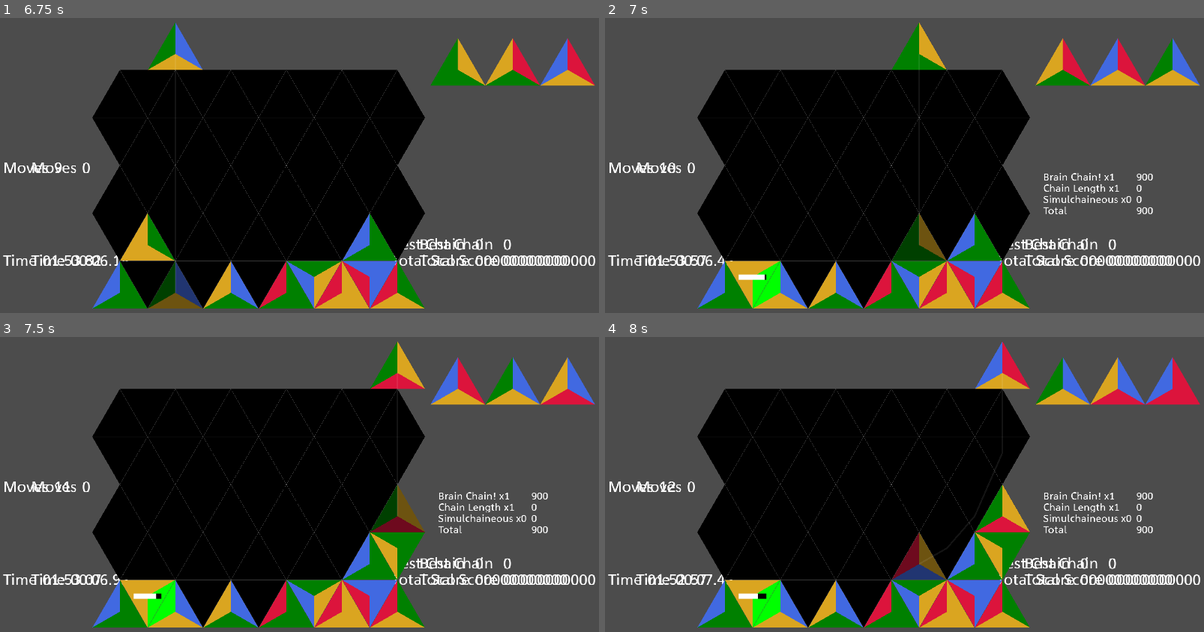
Above: before the commit, frames 1-4 (two rows, left to right).
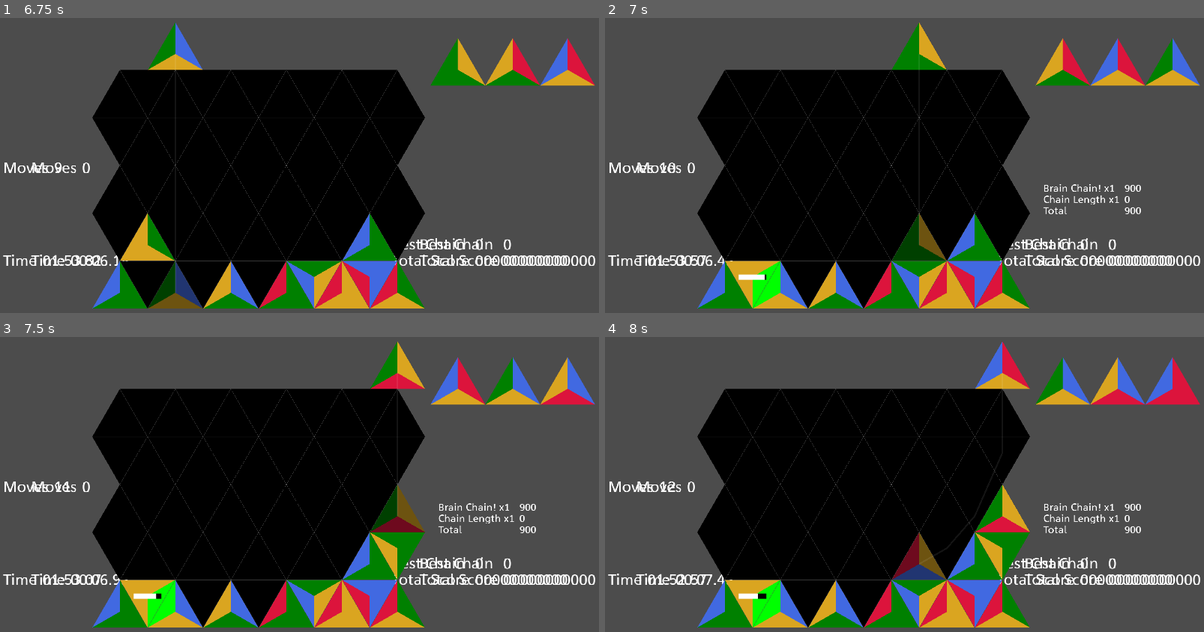
Above: after the commit, the same moments.

Repository: BoatsandJoes/tri-twist
Game: Godot game, scene res://scenes/ui/MainMenu.tscn
Same seed, same stepped clock (60 frames per second), same inputs: the game is played once before the commit and once after it.
Inputs:
- Up to frame 1 (6.75 s): click "Go go go" at 0.5 s; tap Enter (ui_accept) at 1.25, 1.52, 2.27, 3.77, 4.52, 5.27 s; hold D (right) 1.28-2.03 s; hold Keypad 6 (clockwise) 1.28-2.03 s; hold Down (ui_down) 2.03-2.78 s; tap Keypad 7 (counterclockwise) every 1.5 s from 2.1 to 6.6 s; hold D (right) 2.78-3.53 s; hold Keypad 6 (clockwise) 2.78-3.53 s; hold Up (ui_up) 3.53-4.28 s; hold Keypad 6 (clockwise) 4.28-5.03 s; hold A (left) 4.28-5.78 s; hold Down (ui_down) 5.78-6.53 s; hold Keypad 6 (clockwise) 5.78-6.53 s; hold D (right) from 6.53 s (still down)
- Up to frame 2 (7 s): keep holding D (right); tap Enter (ui_accept) at 6.77 s
- Up to frame 3 (7.5 s): release D (right) at 7.28 s; hold Up (ui_up) from 7.28 s (still down); hold Keypad 6 (clockwise) from 7.28 s (still down)
- Up to frame 4 (8 s): keep holding Up (ui_up); keep holding Keypad 6 (clockwise); tap Enter (ui_accept) at 7.52 s

Frame 1 is identical in both runs. In frame 2, 0.6% of the frame differs, in the area x 73-92%, y 52-67%; in frame 3, 0.6%; in frame 4, 0.6%.

Commit message:
Added lucky chains. Fixed active chain combo display bug.

Diff:
--- a/scenes/GameGrid.gd
+++ b/scenes/GameGrid.gd
@@ -78,7 +78,7 @@
 			for columnIndex in range(grid[rowIndex].size()):
 				grid[rowIndex][columnIndex].wasHardDroppedMostRecently = false
 		neighbor.fill_from_neighbor(piece.leftColor, piece.rightColor, piece.verticalColor,
-			neighborDirection, grid[0][0].Direction.VERTICAL, true)
+			neighborDirection, piece.Direction.VERTICAL, piece.FallType.DROP)
 	return true
 
 func hard_drop(piece: TriangleCell):
--- a/scenes/GameScene.gd
+++ b/scenes/GameScene.gd
@@ -43,8 +43,8 @@
 	else:
 		return {}
 
-func upsert_chain(chainKey, chainValue):
-	hud.get_node("HBoxContainer/VBoxContainer/HBoxContainer/ComboDisplay").upsert_combo(chainKey, chainValue)
+func upsert_chain(chainKey, chainValue, isLucky: bool):
+	hud.get_node("HBoxContainer/VBoxContainer/HBoxContainer/ComboDisplay").upsert_combo(chainKey, chainValue, isLucky)
 
 func delete_chain(chainKey):
 	hud.get_node("HBoxContainer/VBoxContainer/HBoxContainer/ComboDisplay").delete_combo(chainKey)
--- a/scenes/TriangleCell.gd
+++ b/scenes/TriangleCell.gd
@@ -7,6 +7,7 @@
 # last color is the null color, for empty cells
 enum Direction {LEFT, RIGHT, VERTICAL, VERTICAL_POINT}
 enum Rotation {CLOCKWISE, COUNTERCLOCKWISE}
+enum FallType {DROP, CLEAR, PUSH}
 var colors = [Color.royalblue, Color.crimson, Color.goldenrod, Color.webgreen, Color.black]
 var focusColors = [Color.dodgerblue, Color.indianred, Color.orange, Color.seagreen, Color.darkslategray]
 var highlightColors = [Color.deepskyblue, Color.deeppink, Color.gold, Color.green]
@@ -20,6 +21,7 @@
 var inGrid
 var isGhost
 var tumbleDirection: int
+var fallType: int
 var clearDelay = 4
 var quickChainCutoff = 0
 var activeChainCap = 4
@@ -27,7 +29,6 @@
 var clearScaling = 0.0
 var activeChainMode = true
 var isMarkedForInactiveClear = false
-var isDroppingFromActive = false
 var wasHardDroppedMostRecently = false
 var sequentialChainCapFlag = false
 
@@ -111,15 +112,15 @@
 	update_colors_visually()
 
 func spawn_piece(piece: TriangleCell):
-	isDroppingFromActive = true
+	fallType = FallType.DROP
 	wasHardDroppedMostRecently = true
 	set_colors(piece.leftColor, piece.rightColor, piece.verticalColor)
-	after_fill_checks(true, get_parent().get_neighbor(rowIndex, columnIndex, Direction.LEFT),
+	after_fill_checks(get_parent().get_neighbor(rowIndex, columnIndex, Direction.LEFT),
 	get_parent().get_neighbor(rowIndex, columnIndex, Direction.RIGHT))
 
 func fill_from_neighbor(neighborLeftColor: int, neighborRightColor: int, neighborVerticalColor: int, direction: int,
-		tumblingDirection: int, droppingFromActive: bool):
-	isDroppingFromActive = droppingFromActive
+		tumblingDirection: int, fallType: int):
+	self.fallType = fallType
 	if direction == Direction.VERTICAL || direction == Direction.VERTICAL_POINT:
 		tumbleDirection = tumblingDirection
 		if (tumblingDirection == Direction.VERTICAL):
@@ -153,15 +154,15 @@
 	else:
 		belowNeighbor = get_parent().get_neighbor(rowIndex, columnIndex, Direction.VERTICAL_POINT)
 	if (belowNeighbor != null && belowNeighbor.is_empty()):
-		enter_falling_state(tumbleDirection)
+		enter_falling_state(tumbleDirection, fallType)
 	elif !pointFacingUp && leftNeighborFilled != rightNeighborFilled:
 		if rightNeighborFilled:
-			enter_falling_state(Direction.LEFT)
-		else:
-			enter_falling_state(Direction.RIGHT)
-	after_fill_checks(droppingFromActive, leftNeighbor, rightNeighbor)
-
-func after_fill_checks(droppingFromActive: bool, leftNeighbor, rightNeighbor):
+			enter_falling_state(Direction.LEFT, fallType)
+		else:
+			enter_falling_state(Direction.RIGHT, fallType)
+	after_fill_checks(leftNeighbor, rightNeighbor)
+
+func after_fill_checks(leftNeighbor, rightNeighbor):
 	# Check for enclosed areas.
 	if (!is_marked_for_clear()):
 		# XXX there is technically still a race condition here, but it's a narrow window. This piece would be double counted
@@ -173,16 +174,23 @@
 				var neighborsNeighbor = get_parent().get_neighbor(
 					leftNeighbor.rowIndex, leftNeighbor.columnIndex, Direction.LEFT)
 				if neighborsNeighbor != null && neighborsNeighbor.is_empty():
-					leftNeighbor.enter_falling_state(Direction.LEFT)
+					if fallType == FallType.CLEAR:
+						# Indirect result of a clear.
+						leftNeighbor.enter_falling_state(Direction.LEFT, FallType.CLEAR)
+					else:
+						# Pushing.
+						leftNeighbor.enter_falling_state(Direction.LEFT, FallType.PUSH)
 			if rightNeighbor != null && !rightNeighbor.is_empty():
 				var neighborsNeighbor = get_parent().get_neighbor(
 					rightNeighbor.rowIndex, rightNeighbor.columnIndex, Direction.RIGHT)
 				if neighborsNeighbor != null && neighborsNeighbor.is_empty():
-					rightNeighbor.enter_falling_state(Direction.RIGHT)
-		# While we're here, clear isDroppingFromActive, since we are no longer dropping.
-		# TODO this should not be cleared if we "settled" against a piece that is falling
-		isDroppingFromActive = false
-	if !is_marked_for_clear() && !is_falling() && !activeChainMode && droppingFromActive:
+					if fallType == FallType.CLEAR:
+						# Indirect result of a clear.
+						rightNeighbor.enter_falling_state(Direction.RIGHT, FallType.CLEAR)
+					else:
+						# Pushing.
+						rightNeighbor.enter_falling_state(Direction.RIGHT, FallType.PUSH)
+	if !is_marked_for_clear() && !is_falling() && !activeChainMode && fallType == FallType.DROP:
 		# Don't set off if we just hit the sequential chain cap
 		if sequentialChainCapFlag:
 			sequentialChainCapFlag = false
@@ -215,9 +223,8 @@
 		(rightNeighbor != null && rightNeighbor.leftColor == rightColor) ||
 		(verticalNeighbor != null && verticalNeighbor.verticalColor == verticalColor)):
 			# Perform the match
-			isDroppingFromActive = true
+			fallType = FallType.DROP
 			check_for_clear([])
-			isDroppingFromActive = false
 			return true
 		else:
 			#unspin.
@@ -228,10 +235,11 @@
 				set_colors(verticalColor, leftColor, rightColor)
 	return false
 
-func enter_falling_state(tumblingDirection: int):
+func enter_falling_state(tumblingDirection: int, fallType: int):
 	if !is_marked_for_clear() && !is_falling():
 		$GravityTimer.start()
 		tumbleDirection = tumblingDirection
+		self.fallType = fallType
 
 func clear(edge: int):
 	wasHardDroppedMostRecently = false
@@ -243,14 +251,13 @@
 		set_modulate(Color(1,1,1))
 		set_colors(colors.size() - 1, colors.size() - 1, colors.size() - 1)
 		isMarkedForInactiveClear = false
-		isDroppingFromActive = false
 		get_parent().get_parent().get_parent().end_combo_if_exists([rowIndex, columnIndex])
 		# Check to see if any neighbors should enter falling state.
 		if !pointFacingUp:
 			# Primarily, we have to check above.
 			var neighbor = get_parent().get_neighbor(rowIndex, columnIndex, Direction.VERTICAL)
 			if neighbor != null:
-				neighbor.enter_falling_state(neighbor.tumbleDirection)
+				neighbor.enter_falling_state(neighbor.tumbleDirection, FallType.CLEAR)
 			# We also have to check our left/right neighbors, and if they're empty, our neighbors' neighbor should consider falling.
 			var leftNeighbor = get_parent().get_neighbor(rowIndex, columnIndex, Direction.LEFT)
 			if leftNeighbor != null && leftNeighbor.is_empty():
@@ -260,7 +267,7 @@
 					var neighborsNeighborsNeighbor = get_parent().get_neighbor(neighborsNeighbor.rowIndex,
 					neighborsNeighbor.columnIndex, Direction.LEFT)
 					if neighborsNeighborsNeighbor == null || !neighborsNeighborsNeighbor.is_empty():
-						neighborsNeighbor.enter_falling_state(Direction.RIGHT)
+						neighborsNeighbor.enter_falling_state(Direction.RIGHT, FallType.CLEAR)
 			var rightNeighbor = get_parent().get_neighbor(rowIndex, columnIndex, Direction.RIGHT)
 			if rightNeighbor != null && rightNeighbor.is_empty():
 				var neighborsNeighbor = get_parent().get_neighbor(rightNeighbor.rowIndex, rightNeighbor.columnIndex, Direction.RIGHT)
@@ -269,7 +276,7 @@
 					var neighborsNeighborsNeighbor = get_parent().get_neighbor(neighborsNeighbor.rowIndex,
 					neighborsNeighbor.columnIndex, Direction.RIGHT)
 					if neighborsNeighborsNeighbor == null || !neighborsNeighborsNeighbor.is_empty():
-						neighborsNeighbor.enter_falling_state(Direction.LEFT)
+						neighborsNeighbor.enter_falling_state(Direction.LEFT, FallType.CLEAR)
 		else:
 			# If left and right are both empty or both full, they shouldn't move.
 			var leftNeighbor = get_parent().get_neighbor(rowIndex, columnIndex, Direction.LEFT)
@@ -281,17 +288,17 @@
 					var neighborsNeighbor = leftNeighbor.get_parent().get_neighbor(leftNeighbor.rowIndex,
 					leftNeighbor.columnIndex, Direction.LEFT)
 					if neighborsNeighbor == null || !neighborsNeighbor.is_empty():
-						leftNeighbor.enter_falling_state(Direction.RIGHT)
+						leftNeighbor.enter_falling_state(Direction.RIGHT, FallType.CLEAR)
 				elif rightNeighbor != null:
 					if rightNeighborFilled && rightNeighbor != null:
 						var neighborsNeighbor = rightNeighbor.get_parent().get_neighbor(rightNeighbor.rowIndex,
 						rightNeighbor.columnIndex, Direction.RIGHT)
 						if neighborsNeighbor == null || !neighborsNeighbor.is_empty():
-							rightNeighbor.enter_falling_state(Direction.RIGHT)
+							rightNeighbor.enter_falling_state(Direction.RIGHT, FallType.CLEAR)
 			# Fall from above. In theory, if a neighbor fills then it won't fall after all. XXX keep an eye on this
 			var verticalNeighbor = get_parent().get_neighbor(rowIndex, columnIndex, Direction.VERTICAL_POINT)
 			if verticalNeighbor != null:
-				verticalNeighbor.enter_falling_state(verticalNeighbor.tumbleDirection)
+				verticalNeighbor.enter_falling_state(verticalNeighbor.tumbleDirection, FallType.CLEAR)
 	elif edge != Direction.VERTICAL_POINT:
 		# Mark edge for clearing, visually.
 		var particleColor: int = 0
@@ -339,7 +346,7 @@
 		if leftNeighbor != null && !leftNeighbor.is_falling() && !leftNeighbor.is_empty() && leftNeighbor.rightColor == leftColor:
 			# Zangi-move check
 			if leftNeighbor.wasHardDroppedMostRecently:
-				isDroppingFromActive = false
+				fallType = FallType.PUSH
 			# Mark for clear
 			var resultDictionary = leftNeighbor.check_for_clear(alreadyCheckedCoordinates)
 			if resultDictionary.has("root"):
@@ -351,7 +358,7 @@
 		if rightNeighbor != null && !rightNeighbor.is_falling() && !rightNeighbor.is_empty() && rightNeighbor.leftColor == rightColor:
 			# Zangi-move check
 			if rightNeighbor.wasHardDroppedMostRecently:
-				isDroppingFromActive = false
+				fallType = FallType.PUSH
 			# Mark for clear
 			var resultDictionary = rightNeighbor.check_for_clear(alreadyCheckedCoordinates)
 			if resultDictionary.has("root"):
@@ -364,7 +371,7 @@
 		&& verticalNeighbor.verticalColor == verticalColor):
 			# Zangi-move check
 			if verticalNeighbor.wasHardDroppedMostRecently:
-				isDroppingFromActive = false
+				fallType = FallType.PUSH
 			# Mark for clear
 			var resultDictionary = verticalNeighbor.check_for_clear(alreadyCheckedCoordinates)
 			if resultDictionary.has("root"):
@@ -390,9 +397,14 @@
 					# We are the single newest piece in an existing chain
 					var existingChain = update_existing_chain(get_parent().get_parent().get_parent().get_chain(chainRootsArray[0]),
 					numMatches, min(leftClearTimeLeft, min(rightClearTimeLeft, verticalClearTimeLeft)))
-					get_parent().get_parent().get_parent().upsert_chain(chainRootsArray[0], existingChain)
-					# Check chain cap.
-					if (existingChain.has("activeChainCount") && existingChain.get("activeChainCount") >= activeChainCap):
+					get_parent().get_parent().get_parent().upsert_chain(chainRootsArray[0], existingChain, fallType == FallType.CLEAR)
+					# Check chain caps.
+					var chainCount = 0
+					if (existingChain.has("activeChainCount")):
+						chainCount = chainCount + existingChain.get("activeChainCount")
+					if (existingChain.has("luckyChainCount")):
+						chainCount = chainCount + existingChain.get("luckyChainCount")
+					if (chainCount >= activeChainCap):
 						# Clear.
 						clear_self_and_matching_neighbors([])
 					elif (existingChain.has("sequentialChainCount") &&
@@ -407,15 +419,20 @@
 					# The newest match becomes the new chain root if there are 0 roots in this chain.
 					get_parent().get_parent().get_parent().upsert_chain([rowIndex,columnIndex],
 					update_existing_chain(get_parent().get_parent().get_parent().get_chain([rowIndex,columnIndex]),
-					numMatches, 0.0))
+					numMatches, 0.0), fallType == FallType.CLEAR)
 					return {"root": [rowIndex, columnIndex], "clearTimeRemaining": clearTimerTimeLeft}
 				elif chainRootsArray.size() >= 2:
 					# combine the chains
 					var combinedChain = combine_chains(chainRootsArray, numMatches,
 					min(leftClearTimeLeft, min(rightClearTimeLeft, verticalClearTimeLeft)))
-					get_parent().get_parent().get_parent().upsert_chain(chainRootsArray[0], combinedChain)
+					get_parent().get_parent().get_parent().upsert_chain(chainRootsArray[0], combinedChain, fallType == FallType.CLEAR)
 					# Check chain caps.
-					if (combinedChain.has("activeChainCount") && combinedChain.get("activeChainCount") >= activeChainCap):
+					var chainCount = 0
+					if (combinedChain.has("activeChainCount")):
+						chainCount = chainCount + combinedChain.get("activeChainCount")
+					if (combinedChain.has("luckyChainCount")):
+						chainCount = chainCount + combinedChain.get("luckyChainCount")
+					if (chainCount >= activeChainCap):
 						# Clear.
 						clear_self_and_matching_neighbors([])
 					elif (combinedChain.has("sequentialChainCount") &&
@@ -441,6 +458,11 @@
 					combinedChain["quickChainCount"] = combinedChain.get("quickChainCount") + contributingChain.get("quickChainCount")
 				else:
 					combinedChain["quickChainCount"] = contributingChain.get("quickChainCount")
+			if contributingChain.has("luckyChainCount"):
+				if combinedChain.has("luckyChainCount"):
+					combinedChain["luckyChainCount"] = combinedChain.get("luckyChainCount") + contributingChain.get("luckyChainCount")
+				else:
+					combinedChain["luckyChainCount"] = contributingChain.get("luckyChainCount")
 			if contributingChain.has("activeChainCount"):
 				if combinedChain.has("activeChainCount"):
 					combinedChain["activeChainCount"] = (combinedChain.get("activeChainCount")
@@ -473,28 +495,36 @@
 	return update_existing_chain(combinedChain, numMatches, lowestTimeLeft)
 
 func update_existing_chain(existingChain, numMatches, lowestTimeLeft) -> Dictionary:
-	if numMatches == 2:
+	if numMatches == 2 && fallType != FallType.CLEAR:
 		# We performed a two trick.
 		var existingTwoTricks: int = 0
 		if existingChain.has("twoTrickCount"):
 			existingTwoTricks = existingChain.get("twoTrickCount")
 		existingTwoTricks = existingTwoTricks + 1
 		existingChain["twoTrickCount"] = existingTwoTricks
-	if numMatches == 3:
+	if numMatches == 3 && fallType != FallType.CLEAR:
 		# We performed a hat trick.
 		var existingHatTricks: int = 0
 		if existingChain.has("hatTrickCount"):
 			existingHatTricks = existingChain.get("hatTrickCount")
 		existingHatTricks = existingHatTricks + 1
 		existingChain["hatTrickCount"] = existingHatTricks
-	if !isDroppingFromActive:
+	if fallType == FallType.PUSH:
 		# Brain chain
 		var existingBrainChainCount: int = 0
 		if existingChain.has("brainChainCount"):
 			existingBrainChainCount = existingChain.get("brainChainCount")
 		existingBrainChainCount = existingBrainChainCount + 1
 		existingChain["brainChainCount"] = existingBrainChainCount
+	elif fallType == FallType.CLEAR:
+		# Lucky chain (fewer points, to make mashing weaker)
+		var existingLuckyChainCount: int = 0
+		if existingChain.has("luckyChainCount"):
+			existingLuckyChainCount = existingChain.get("luckyChainCount")
+		existingLuckyChainCount = existingLuckyChainCount + 1
+		existingChain["luckyChainCount"] = existingLuckyChainCount
 	else:
+		# TODO make piece falling down from above a pushed piece count as a push, not a clear
 		if !activeChainMode:
 			# Sequential chain
 			var existingSequentialChainCount: int = 0
@@ -621,13 +651,13 @@
 			var tempRightColor = rightColor
 			var tempVerticalColor = verticalColor
 			var tempTumbleDirection = moveInfo[2]
-			var tempIsDroppingFromActive = isDroppingFromActive
+			var tempFallType = fallType
 			# clear self
 			clear(Direction.VERTICAL_POINT)
 			# copy to neighbor
 			get_parent().grid[emptyCell.rowIndex][emptyCell.columnIndex].fill_from_neighbor(
 				tempLeftColor, tempRightColor, tempVerticalColor,
-				direction, tempTumbleDirection, tempIsDroppingFromActive)
+				direction, tempTumbleDirection, tempFallType)
 		else:
 			# We have come to rest.
 			tumbleDirection = Direction.VERTICAL
--- a/scenes/ui/ComboDisplay.gd
+++ b/scenes/ui/ComboDisplay.gd
@@ -8,6 +8,7 @@
 # var b = "text"
 var combos: Dictionary = {}
 var brainChainLinkScore = 900
+var luckyChainLinkScore = 0
 var quickChainLinkScore = 150
 var activeChainLinkScore = 100
 var sequentialChainLinkScore = 100
@@ -59,11 +60,22 @@
 		else:
 			$Scorecard/ComboCounter/QuickChain.visible = false
 			$Scorecard/ComboScore/QuickChainScore.visible = false
+		if (comboToDisplay.has("luckyChainCount")):
+			$Scorecard/ComboCounter/LuckyChain.text = "Lucky Chain x" + String(comboToDisplay.get("luckyChainCount"))
+			$Scorecard/ComboCounter/LuckyChain.visible = true
+			$Scorecard/ComboScore/LuckyChainScore.text = String(comboToDisplay.get("luckyChainScore"))
+			$Scorecard/ComboScore/LuckyChainScore.visible = true
+		else:
+			$Scorecard/ComboCounter/LuckyChain.visible = false
+			$Scorecard/ComboScore/LuckyChainScore.visible = false
 		if (comboToDisplay.has("activeChainCount")):
 			$Scorecard/ComboCounter/ActiveChain.text = "Active Chain x" + String(comboToDisplay.get("activeChainCount"))
 			$Scorecard/ComboCounter/ActiveChain.visible = true
 			$Scorecard/ComboScore/ActiveChainScore.text = String(comboToDisplay.get("activeChainScore"))
 			$Scorecard/ComboScore/ActiveChainScore.visible = true
+		else:
+			$Scorecard/ComboCounter/ActiveChain.visible = false
+			$Scorecard/ComboScore/ActiveChainScore.visible = false
 		if (comboToDisplay.has("sequentialChainCount")):
 			$Scorecard/ComboCounter/SequentialChain.text = ("Sequential Chain x"
 			+ String(comboToDisplay.get("sequentialChainCount")))
@@ -141,6 +153,12 @@
 		runningTotal = runningTotal + quickScore
 		combo["quickChainScore"] = quickScore
 		chainCount = chainCount + quickCount
+	if combo.has("luckyChainCount"):
+		# Not counted in chain length bonus
+		var luckyCount = combo.get("luckyChainCount")
+		var luckyScore = score_lucky_chain(luckyCount)
+		runningTotal = runningTotal + luckyScore
+		combo["luckyChainScore"] = luckyScore
 	if combo.has("activeChainCount"):
 		var activeCount = combo.get("activeChainCount")
 		var activeScore = score_active_chain(activeCount)
@@ -178,6 +196,9 @@
 func score_quick_chain(count: int) -> int:
 	return count * quickChainLinkScore
 
+func score_lucky_chain(count: int) -> int:
+	return count * luckyChainLinkScore
+
 func score_active_chain(count: int) -> int:
 	return count * activeChainLinkScore
 
@@ -202,16 +223,17 @@
 func delete_combo(comboKey):
 	combos.erase(comboKey)
 
-func upsert_combo(comboKey, comboValue):
+func upsert_combo(comboKey, comboValue, isLucky: bool):
 	#XXX Can calculate score delta instead of recalculating whole score, depending on how formula shakes out
-	# Calculate simulchainenous
-	var incrementSimulchaineous: int = combos.size()
-	if combos.has(comboKey):
-		incrementSimulchaineous = combos.size() - 1
-	if comboValue.has("simulchaineousCount"):
-		comboValue["simulchaineousCount"] = comboValue.get("simulchaineousCount") + incrementSimulchaineous
-	else:
-		comboValue["simulchaineousCount"] = incrementSimulchaineous
+	if !isLucky:
+		# Calculate simulchainenous
+		var incrementSimulchaineous: int = combos.size()
+		if combos.has(comboKey):
+			incrementSimulchaineous = combos.size() - 1
+		if comboValue.has("simulchaineousCount"):
+			comboValue["simulchaineousCount"] = comboValue.get("simulchaineousCount") + incrementSimulchaineous
+		elif incrementSimulchaineous > 0:
+			comboValue["simulchaineousCount"] = incrementSimulchaineous
 	# Upsert and display combo
 	combos[comboKey] = comboValue
 	displayedComboKey = comboKey
--- a/scenes/ui/ComboDisplay.tscn
+++ b/scenes/ui/ComboDisplay.tscn
@@ -80,6 +80,14 @@
 font_data = ExtResource( 2 )
 
 [sub_resource type="DynamicFont" id=20]
+size = 32
+font_data = ExtResource( 2 )
+
+[sub_resource type="DynamicFont" id=21]
+size = 32
+font_data = ExtResource( 2 )
+
+[sub_resource type="DynamicFont" id=22]
 size = 32
 font_data = ExtResource( 2 )
 
@@ -109,49 +117,54 @@
 margin_bottom = 14.0
 custom_fonts/font = SubResource( 2 )
 
+[node name="LuckyChain" type="Label" parent="Scorecard/ComboCounter"]
+visible = false
+margin_bottom = 14.0
+custom_fonts/font = SubResource( 3 )
+
 [node name="ActiveChain" type="Label" parent="Scorecard/ComboCounter"]
 visible = false
 margin_bottom = 14.0
-custom_fonts/font = SubResource( 3 )
+custom_fonts/font = SubResource( 4 )
 
 [node name="SequentialChain" type="Label" parent="Scorecard/ComboCounter"]
 visible = false
 margin_bottom = 14.0
-custom_fonts/font = SubResource( 4 )
+custom_fonts/font = SubResource( 5 )
 
 [node name="ChainLength" type="Label" parent="Scorecard/ComboCounter"]
 visible = false
 margin_bottom = 14.0
-custom_fonts/font = SubResource( 5 )
+custom_fonts/font = SubResource( 6 )
 
 [node name="TwoTrick" type="Label" parent="Scorecard/ComboCounter"]
 visible = false
 margin_right = 1920.0
 margin_bottom = 14.0
-custom_fonts/font = SubResource( 6 )
+custom_fonts/font = SubResource( 7 )
 
 [node name="HatTrick" type="Label" parent="Scorecard/ComboCounter"]
 visible = false
 margin_right = 1920.0
 margin_bottom = 14.0
-custom_fonts/font = SubResource( 7 )
+custom_fonts/font = SubResource( 8 )
 
 [node name="SimulChaineous" type="Label" parent="Scorecard/ComboCounter"]
 visible = false
 margin_right = 1920.0
 margin_bottom = 14.0
-custom_fonts/font = SubResource( 8 )
+custom_fonts/font = SubResource( 9 )
 
 [node name="Total" type="Label" parent="Scorecard/ComboCounter"]
 visible = false
 margin_bottom = 14.0
-custom_fonts/font = SubResource( 9 )
+custom_fonts/font = SubResource( 10 )
 
 [node name="OtherCombos" type="Label" parent="Scorecard/ComboCounter"]
 visible = false
 margin_right = 93.0
 margin_bottom = 14.0
-custom_fonts/font = SubResource( 10 )
+custom_fonts/font = SubResource( 11 )
 
 [node name="ComboScore" type="VBoxContainer" parent="Scorecard"]
 margin_left = 15.0
@@ -162,52 +175,57 @@
 visible = false
 margin_bottom = 14.0
 rect_pivot_offset = Vector2( -316, 10.6667 )
-custom_fonts/font = SubResource( 11 )
+custom_fonts/font = SubResource( 12 )
 
 [node name="QuickChainScore" type="Label" parent="Scorecard/ComboScore"]
 visible = false
 margin_bottom = 14.0
-custom_fonts/font = SubResource( 12 )
+custom_fonts/font = SubResource( 13 )
+
+[node name="LuckyChainScore" type="Label" parent="Scorecard/ComboScore"]
+visible = false
+margin_bottom = 14.0
+custom_fonts/font = SubResource( 14 )
 
 [node name="ActiveChainScore" type="Label" parent="Scorecard/ComboScore"]
 visible = false
 margin_bottom = 14.0
-custom_fonts/font = SubResource( 13 )
+custom_fonts/font = SubResource( 15 )
 
 [node name="SequentialChainScore" type="Label" parent="Scorecard/ComboScore"]
 visible = false
 margin_bottom = 14.0
-custom_fonts/font = SubResource( 14 )
+custom_fonts/font = SubResource( 16 )
 
 [node name="ChainLengthScore" type="Label" parent="Scorecard/ComboScore"]
 visible = false
 margin_bottom = 14.0
-custom_fonts/font = SubResource( 15 )
+custom_fonts/font = SubResource( 17 )
 
 [node name="TwoTrickScore" type="Label" parent="Scorecard/ComboScore"]
 visible = false
 margin_bottom = 14.0
-custom_fonts/font = SubResource( 16 )
+custom_fonts/font = SubResource( 18 )
 
 [node name="HatTrickScore" type="Label" parent="Scorecard/ComboScore"]
 visible = false
 margin_bottom = 14.0
-custom_fonts/font = SubResource( 17 )
+custom_fonts/font = SubResource( 19 )
 
 [node name="SimulChaineousScore" type="Label" parent="Scorecard/ComboScore"]
 visible = false
 margin_bottom = 14.0
-custom_fonts/font = SubResource( 18 )
+custom_fonts/font = SubResource( 20 )
 
 [node name="TotalScore" type="Label" parent="Scorecard/ComboScore"]
 visible = false
 margin_bottom = 14.0
-custom_fonts/font = SubResource( 19 )
+custom_fonts/font = SubResource( 21 )
 
 [node name="OtherCombosScore" type="Label" parent="Scorecard/ComboScore"]
 visible = false
 margin_bottom = 14.0
-custom_fonts/font = SubResource( 20 )
+custom_fonts/font = SubResource( 22 )
 
 [node name="CompleteScorecardTimer" type="Timer" parent="."]
 wait_time = 5.0
Not shown, changed: notes/known bugs.txt
Not shown, changed: notes/notes.txt
Not shown: 1 places in scenes/ui/ComboDisplay.tscn that only renumber resources
